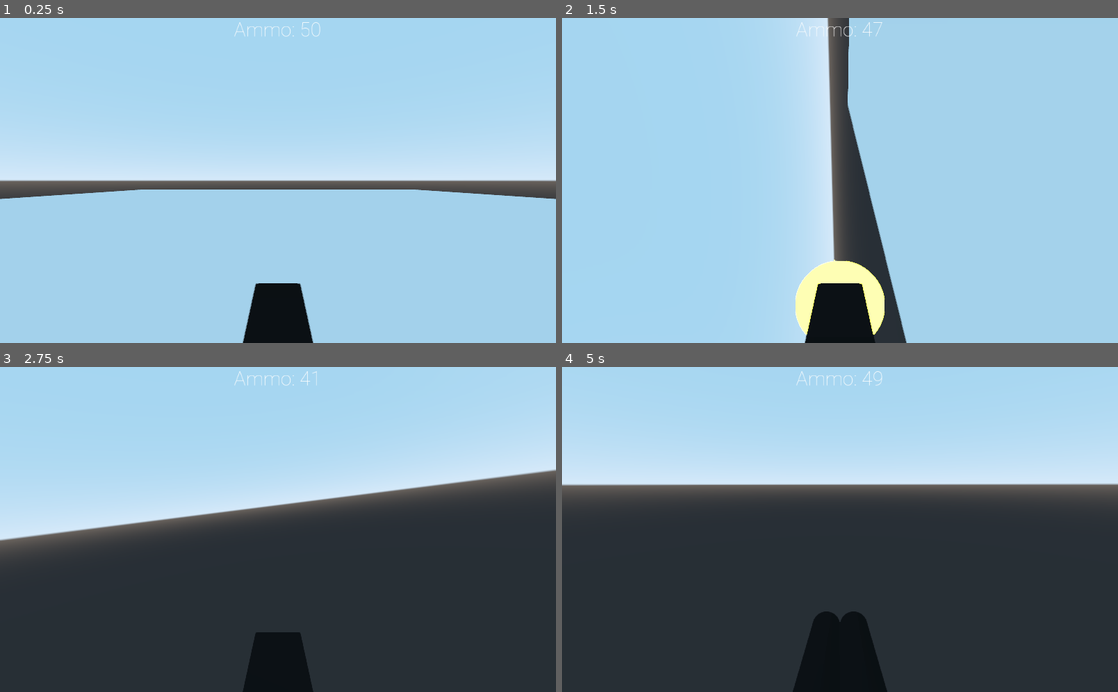
Above: before the commit, frames 1-4 (two rows, left to right).
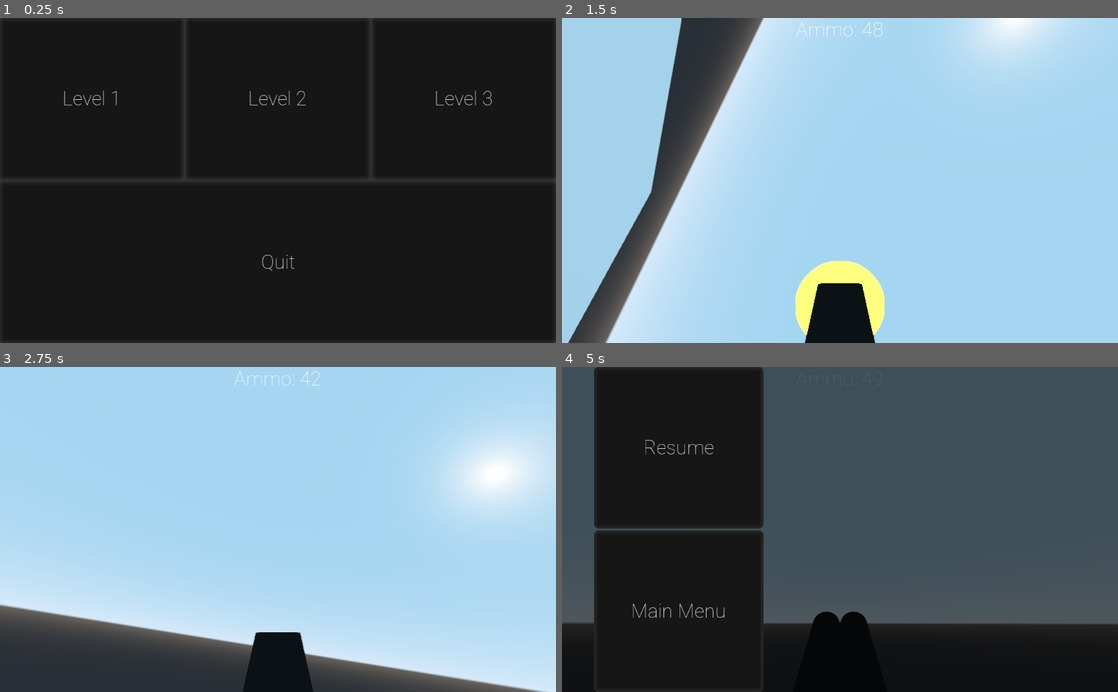
Above: after the commit, the same moments.

Repository: FunNoober/Quake-Clone-In-Godot
Game: Godot game, scene res://MainMenu/MainMenu.tscn
The game is run twice, just before and just after one commit, with the same random seed, the same clock (stepped at 60 frames per second) and the same inputs. Before the commit the project starts from res://PlayerMovement/TestScene.tscn.
Inputs (mouse positions are in pixels of both pictures, inside the frame that each line leads up to):
- Up to frame 1 (0.25 s): no input
- Up to frame 2 (1.5 s): click (840, 99) at 0.5 s, where only the run after the commit has a clickable "Level 2"; move the mouse to (867, 180) at 1.27 s; press the mouse at (867, 180) at 1.28 s; hold W (mv_forward) from 1.28 s (still down)
- Up to frame 3 (2.75 s): keep holding W (mv_forward); tap Space (mv_jump) at 1.52, 2.27 s; move the mouse to (250, 529) at 2.02 s; release the mouse at (250, 529) at 2.03 s; tap 1 (switch_weapon) at 2.1 s
- Up to frame 4 (5 s): keep holding W (mv_forward); move the mouse to (851, 523) at 2.77 s; press the mouse at (851, 523) at 2.78 s; move the mouse to (834, 536) at 3.52 s; release the mouse at (834, 536) at 3.53 s; tap 1 (switch_weapon) at 3.6 s; tap Space (mv_jump) at 3.77, 4.52 s; move the mouse to (878, 532) at 4.27 s; press the mouse at (878, 532) at 4.28 s; tap Escape (ui_cancel) at 4.9 s

The runs differ from the first frame. In frame 1, 98% of the frame differs, in the area x 0-100%, y 0-100%; in frame 2, 25%; in frame 3, 54%; in frame 4, 92%.

Commit message:
Main Menu And Pause Menu
Added the main menu and the pause menu along with a custom button theme.

Diff:
--- a/Full Project/Firearms/Prefabs/CubeGun.tscn
+++ b/Full Project/Firearms/Prefabs/CubeGun.tscn
@@ -1,7 +1,7 @@
-[gd_scene load_steps=9 format=2]
+[gd_scene load_steps=7 format=2]
 
 [ext_resource path="res://Firearms/Firearm.gd" type="Script" id=1]
-[ext_resource path="res://Roboto-Thin.ttf" type="DynamicFontData" id=2]
+[ext_resource path="res://Global.tres" type="Theme" id=2]
 
 [sub_resource type="CubeMesh" id=1]
 size = Vector3( 0.25, 0.25, 1 )
@@ -20,15 +20,6 @@
 emission_energy = 7.27
 emission_operator = 0
 emission_on_uv2 = false
-
-[sub_resource type="DynamicFont" id=7]
-size = 36
-use_mipmaps = true
-use_filter = true
-font_data = ExtResource( 2 )
-
-[sub_resource type="Theme" id=6]
-default_font = SubResource( 7 )
 
 [node name="CubeGun" type="Spatial"]
 script = ExtResource( 1 )
@@ -84,7 +75,7 @@
 [node name="AmmoLabel" type="Label" parent="UI"]
 anchor_right = 1.0
 margin_bottom = 14.0
-theme = SubResource( 6 )
+theme = ExtResource( 2 )
 text = "Ammo: 9999999"
 align = 1
 valign = 1
--- a/Full Project/Firearms/Prefabs/CylinderGun.tscn
+++ b/Full Project/Firearms/Prefabs/CylinderGun.tscn
@@ -1,7 +1,7 @@
-[gd_scene load_steps=9 format=2]
+[gd_scene load_steps=7 format=2]
 
 [ext_resource path="res://Firearms/Firearm.gd" type="Script" id=1]
-[ext_resource path="res://Roboto-Thin.ttf" type="DynamicFontData" id=2]
+[ext_resource path="res://Global.tres" type="Theme" id=2]
 
 [sub_resource type="CylinderMesh" id=5]
 top_radius = 0.1
@@ -22,15 +22,6 @@
 emission_energy = 7.27
 emission_operator = 0
 emission_on_uv2 = false
-
-[sub_resource type="DynamicFont" id=6]
-size = 36
-use_mipmaps = true
-use_filter = true
-font_data = ExtResource( 2 )
-
-[sub_resource type="Theme" id=7]
-default_font = SubResource( 6 )
 
 [node name="CylinderGun" type="Spatial"]
 script = ExtResource( 1 )
@@ -103,7 +94,7 @@
 [node name="AmmoLabel" type="Label" parent="UI"]
 anchor_right = 1.0
 margin_bottom = 14.0
-theme = SubResource( 7 )
+theme = ExtResource( 2 )
 text = "Ammo: 9999999"
 align = 1
 valign = 1
--- /dev/null
+++ b/Full Project/Global.tres
@@ -0,0 +1,40 @@
+[gd_resource type="Theme" load_steps=5 format=2]
+
+[ext_resource path="res://Roboto-Thin.ttf" type="DynamicFontData" id=1]
+
+[sub_resource type="StyleBoxFlat" id=8]
+bg_color = Color( 0.290196, 0.290196, 0.290196, 1 )
+border_width_left = 8
+border_width_top = 8
+border_width_right = 8
+border_width_bottom = 8
+border_color = Color( 0.160156, 0.160156, 0.160156, 1 )
+border_blend = true
+corner_radius_top_left = 8
+corner_radius_top_right = 8
+corner_radius_bottom_right = 8
+corner_radius_bottom_left = 8
+
+[sub_resource type="StyleBoxFlat" id=7]
+bg_color = Color( 0.0901961, 0.0901961, 0.0901961, 1 )
+border_width_left = 8
+border_width_top = 8
+border_width_right = 8
+border_width_bottom = 8
+border_color = Color( 0.160156, 0.160156, 0.160156, 1 )
+border_blend = true
+corner_radius_top_left = 8
+corner_radius_top_right = 8
+corner_radius_bottom_right = 8
+corner_radius_bottom_left = 8
+
+[sub_resource type="DynamicFont" id=6]
+size = 36
+use_mipmaps = true
+use_filter = true
+font_data = ExtResource( 1 )
+
+[resource]
+default_font = SubResource( 6 )
+Button/styles/hover = SubResource( 8 )
+Button/styles/normal = SubResource( 7 )
--- /dev/null
+++ b/Full Project/MainMenu/MainMenu.gd
@@ -0,0 +1,17 @@
+extends Control
+
+export (Array, String) var level_paths
+
+
+func _on_Level1Button_pressed():
+	get_tree().change_scene(level_paths[0])
+
+func _on_Level2Button_pressed():
+	get_tree().change_scene(level_paths[1])
+
+
+func _on_Level3Button_pressed():
+	get_tree().change_scene(level_paths[2])
+
+func _on_QuitButton_pressed():
+	get_tree().quit()
--- /dev/null
+++ b/Full Project/MainMenu/MainMenu.tscn
@@ -0,0 +1,72 @@
+[gd_scene load_steps=3 format=2]
+
+[ext_resource path="res://Global.tres" type="Theme" id=1]
+[ext_resource path="res://MainMenu/MainMenu.gd" type="Script" id=2]
+
+[node name="MainMenu" type="Control"]
+anchor_right = 1.0
+anchor_bottom = 1.0
+script = ExtResource( 2 )
+level_paths = [ "res://PlayerMovement/TestScene.tscn", "res://PlayerMovement/TestScene.tscn", "res://PlayerMovement/TestScene.tscn" ]
+
+[node name="Background" type="ColorRect" parent="."]
+anchor_right = 1.0
+anchor_bottom = 1.0
+color = Color( 0.199219, 0.199219, 0.199219, 1 )
+
+[node name="Rows" type="VBoxContainer" parent="."]
+anchor_right = 1.0
+anchor_bottom = 1.0
+
+[node name="LevelButtons" type="HBoxContainer" parent="Rows"]
+margin_right = 1024.0
+margin_bottom = 298.0
+size_flags_horizontal = 3
+size_flags_vertical = 3
+
+[node name="Level1Button" type="Button" parent="Rows/LevelButtons"]
+margin_right = 338.0
+margin_bottom = 298.0
+size_flags_horizontal = 3
+size_flags_vertical = 3
+theme = ExtResource( 1 )
+text = "Level 1"
+
+[node name="Level2Button" type="Button" parent="Rows/LevelButtons"]
+margin_left = 342.0
+margin_right = 681.0
+margin_bottom = 298.0
+size_flags_horizontal = 3
+size_flags_vertical = 3
+theme = ExtResource( 1 )
+text = "Level 2"
+
+[node name="Level3Button" type="Button" parent="Rows/LevelButtons"]
+margin_left = 685.0
+margin_right = 1024.0
+margin_bottom = 298.0
+size_flags_horizontal = 3
+size_flags_vertical = 3
+theme = ExtResource( 1 )
+text = "Level 3"
+
+[node name="ExtraButtons" type="HBoxContainer" parent="Rows"]
+margin_top = 302.0
+margin_right = 1024.0
+margin_bottom = 600.0
+size_flags_horizontal = 3
+size_flags_vertical = 3
+
+[node name="QuitButton" type="Button" parent="Rows/ExtraButtons"]
+margin_right = 1024.0
+margin_bottom = 298.0
+hint_tooltip = "Exit the game"
+size_flags_horizontal = 3
+size_flags_vertical = 3
+theme = ExtResource( 1 )
+text = "Quit"
+
+[connection signal="pressed" from="Rows/LevelButtons/Level1Button" to="." method="_on_Level1Button_pressed"]
+[connection signal="pressed" from="Rows/LevelButtons/Level2Button" to="." method="_on_Level2Button_pressed"]
+[connection signal="pressed" from="Rows/LevelButtons/Level3Button" to="." method="_on_Level3Button_pressed"]
+[connection signal="pressed" from="Rows/ExtraButtons/QuitButton" to="." method="_on_QuitButton_pressed"]
--- /dev/null
+++ b/Full Project/MainMenu/PauseMenu.gd
@@ -0,0 +1,35 @@
+extends Control
+
+var has_paused = false
+
+func _process(delta):
+	if Input.is_action_just_pressed("ui_cancel"):
+		pause()
+
+func pause():
+	if has_paused == false:
+		self.show()
+		Input.set_mouse_mode(Input.MOUSE_MODE_VISIBLE)
+		has_paused = true
+		Engine.time_scale = 0
+		return
+	else:
+		self.hide()
+		Input.set_mouse_mode(Input.MOUSE_MODE_CAPTURED)
+		has_paused = false
+		Engine.time_scale = 1
+		return
+
+
+func _on_ResumeButton_pressed():
+	self.hide()
+	Input.set_mouse_mode(Input.MOUSE_MODE_CAPTURED)
+	has_paused = false
+	Engine.time_scale = 1
+	return
+
+
+func _on_MainMenuButton_pressed():
+	Engine.time_scale = 1
+	Input.set_mouse_mode(Input.MOUSE_MODE_VISIBLE)
+	get_tree().change_scene("res://MainMenu/MainMenu.tscn")
--- a/Full Project/PlayerMovement/Player.tscn
+++ b/Full Project/PlayerMovement/Player.tscn
@@ -1,9 +1,11 @@
-[gd_scene load_steps=6 format=2]
+[gd_scene load_steps=8 format=2]
 
 [ext_resource path="res://PlayerMovement/PlayerMovement.gd" type="Script" id=1]
 [ext_resource path="res://Firearms/Prefabs/CubeGun.tscn" type="PackedScene" id=2]
 [ext_resource path="res://Firearms/Prefabs/CylinderGun.tscn" type="PackedScene" id=3]
 [ext_resource path="res://Firearms/WeaponSwitch.gd" type="Script" id=4]
+[ext_resource path="res://Global.tres" type="Theme" id=5]
+[ext_resource path="res://MainMenu/PauseMenu.gd" type="Script" id=6]
 
 [sub_resource type="CapsuleShape" id=1]
 
@@ -41,4 +43,44 @@
 
 [node name="DamageTimer" type="Timer" parent="UserInterface"]
 
+[node name="PauseMenu" type="Control" parent="."]
+visible = false
+anchor_right = 1.0
+anchor_bottom = 1.0
+script = ExtResource( 6 )
+
+[node name="Background" type="ColorRect" parent="PauseMenu"]
+anchor_right = 1.0
+anchor_bottom = 1.0
+color = Color( 0, 0, 0, 0.627451 )
+
+[node name="Buttons" type="VBoxContainer" parent="PauseMenu"]
+anchor_left = 0.5
+anchor_right = 0.5
+anchor_bottom = 1.0
+margin_left = -453.0
+margin_right = -141.0
+__meta__ = {
+"_edit_group_": true
+}
+
+[node name="ResumeButton" type="Button" parent="PauseMenu/Buttons"]
+margin_right = 312.0
+margin_bottom = 298.0
+size_flags_horizontal = 3
+size_flags_vertical = 3
+theme = ExtResource( 5 )
+text = "Resume"
+
+[node name="MainMenuButton" type="Button" parent="PauseMenu/Buttons"]
+margin_top = 302.0
+margin_right = 312.0
+margin_bottom = 600.0
+size_flags_horizontal = 3
+size_flags_vertical = 3
+theme = ExtResource( 5 )
+text = "Main Menu"
+
 [connection signal="timeout" from="UserInterface/DamageTimer" to="." method="_on_DamageTimer_timeout"]
+[connection signal="pressed" from="PauseMenu/Buttons/ResumeButton" to="PauseMenu" method="_on_ResumeButton_pressed"]
+[connection signal="pressed" from="PauseMenu/Buttons/MainMenuButton" to="PauseMenu" method="_on_MainMenuButton_pressed"]
--- a/Full Project/project.godot
+++ b/Full Project/project.godot
@@ -11,7 +11,7 @@
 [application]
 
 config/name="Quake Like Godot"
-run/main_scene="res://PlayerMovement/TestScene.tscn"
+run/main_scene="res://MainMenu/MainMenu.tscn"
 config/icon="res://icon.png"
 
 [input]
